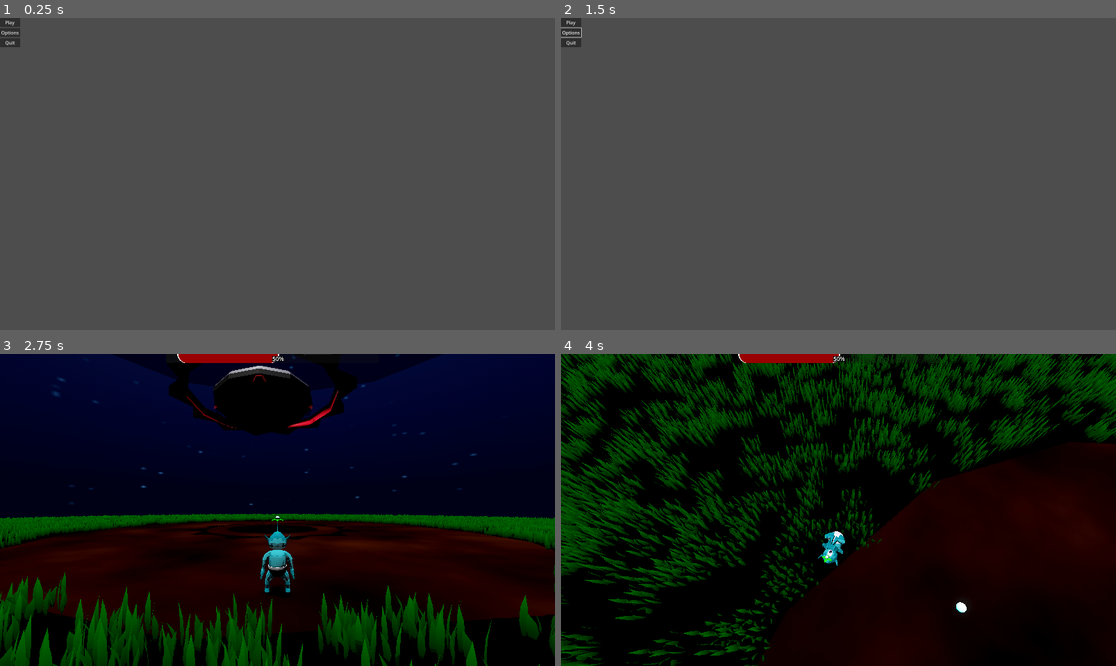
Above: before the commit, frames 1-4 (two rows, left to right).
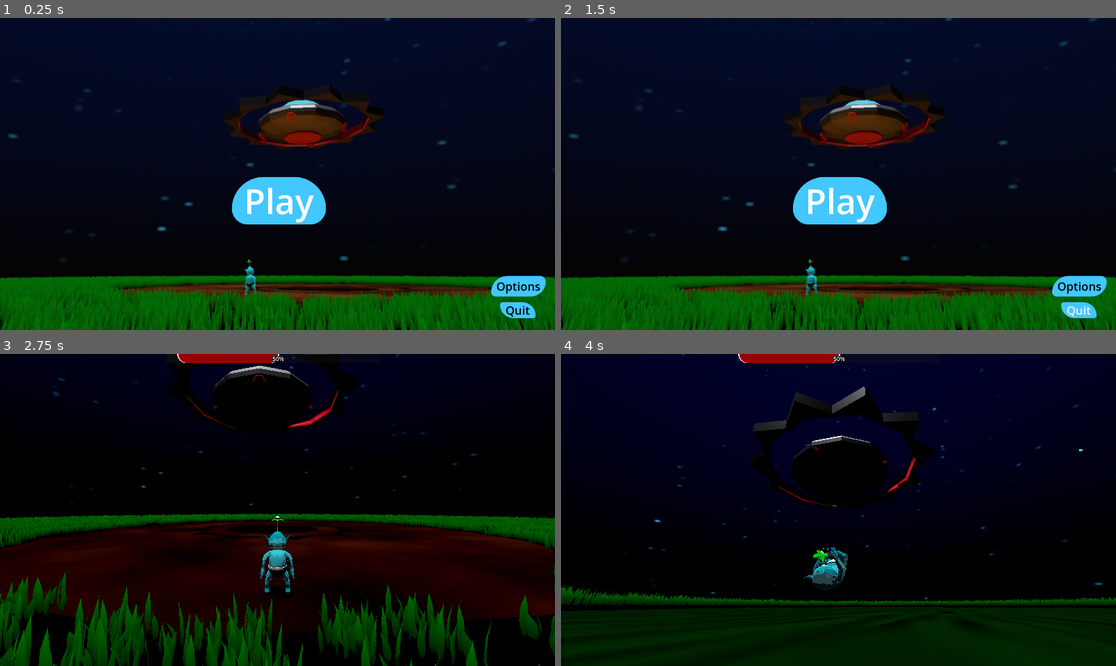
Above: after the commit, the same moments.

Repository: Mushroom-Queen/AlienBaby
Game: Godot game, scene res://menu.tscn
Two runs of this game, one before a commit and one after it. Both use one fixed random seed, a clock stepped at 60 frames per second and the inputs below.
Inputs (mouse positions are in pixels of both pictures, inside the frame that each line leads up to):
- Up to frame 1 (0.25 s): no input
- Up to frame 2 (1.5 s): click "Options" at 0.5 s; click (1082, 314) at 1.25 s, where only the run after the commit has a clickable "Back"
- Up to frame 3 (2.75 s): click "Play" at 2 s
- Up to frame 4 (4 s): move the mouse to (866, 510) at 2.77 s; hold W (forward) from 2.78 s (still down); click (866, 510) at 2.85 s; move the mouse to (810, 510) at 3.52 s; tap Space (roll) at 3.6 s

The runs differ from the first frame. In frame 1, 100% of the frame differs, in the area x 0-100%, y 0-100%; in frame 2, 100%; in frame 3, 31%; in frame 4, 69%.

Commit message:
menu is fabulous

Diff:
--- a/level.tscn
+++ b/level.tscn
@@ -92,12 +92,14 @@
 
 [node name="outside_wall_mesh" type="MeshInstance3D" parent="ground"]
 transform = Transform3D(1, 0, 0, 0, 1, 0, 0, 0, 1, 0, 12.757, 0)
+visible = false
 material_override = ExtResource("4_yvq0c")
 mesh = SubResource("CylinderMesh_yjhkq")
 skeleton = NodePath("../..")
 
 [node name="CollisionShape3D2" type="CollisionShape3D" parent="ground"]
 transform = Transform3D(1, 0, 0, 0, 1, 0, 0, 0, 1, 0, 12.717, 0)
+visible = false
 shape = SubResource("ConcavePolygonShape3D_syjkt")
 
 [node name="CollisionShape3D" type="CollisionShape3D" parent="ground"]
--- a/menu.gd
+++ b/menu.gd
@@ -5,7 +5,7 @@
 
 
 func _on_options_pressed() -> void:
-	pass # Replace with function body.
+	get_tree().change_scene_to_file("res://options_menu.tscn")
 
 
 func _on_quit_pressed() -> void:
--- a/menu.tscn
+++ b/menu.tscn
@@ -1,32 +1,108 @@
-[gd_scene load_steps=2 format=3 uid="uid://bptyhrnmqe0nc"]
+[gd_scene load_steps=11 format=3 uid="uid://bptyhrnmqe0nc"]
 
 [ext_resource type="Script" path="res://menu.gd" id="1_1din4"]
+[ext_resource type="Texture2D" uid="uid://bk561pttnh0pw" path="res://images/aliencover.png" id="2_jacc7"]
+
+[sub_resource type="Gradient" id="Gradient_bn6jy"]
+offsets = PackedFloat32Array(0.111111, 0.488889, 0.903704)
+colors = PackedColorArray(0, 0, 0, 1, 0.258824, 0.780392, 1, 1, 0, 0, 0, 1)
+
+[sub_resource type="GradientTexture2D" id="GradientTexture2D_e3i0t"]
+gradient = SubResource("Gradient_bn6jy")
+
+[sub_resource type="StyleBoxFlat" id="StyleBoxFlat_ywgho"]
+bg_color = Color(0.258824, 0.780392, 1, 1)
+corner_radius_top_left = 200
+corner_radius_top_right = 200
+corner_radius_bottom_right = 100
+corner_radius_bottom_left = 100
+
+[sub_resource type="Theme" id="Theme_npbuh"]
+Button/colors/font_color = Color(1, 1, 1, 1)
+Button/font_sizes/font_size = 120
+Button/styles/disabled = SubResource("StyleBoxFlat_ywgho")
+Button/styles/focus = SubResource("StyleBoxFlat_ywgho")
+Button/styles/hover = SubResource("StyleBoxFlat_ywgho")
+Button/styles/normal = SubResource("StyleBoxFlat_ywgho")
+TextEdit/font_sizes/font_size = 16
+
+[sub_resource type="StyleBoxFlat" id="StyleBoxFlat_avyns"]
+bg_color = Color(0.258824, 0.780392, 1, 1)
+corner_radius_top_left = 185
+corner_radius_top_right = 50
+corner_radius_bottom_right = 130
+corner_radius_bottom_left = 50
+
+[sub_resource type="Theme" id="Theme_84t3n"]
+Button/colors/font_color = Color(0, 0, 0, 1)
+Button/font_sizes/font_size = 40
+Button/styles/disabled = SubResource("StyleBoxFlat_avyns")
+Button/styles/focus = SubResource("StyleBoxFlat_avyns")
+Button/styles/hover = SubResource("StyleBoxFlat_avyns")
+Button/styles/normal = SubResource("StyleBoxFlat_avyns")
+
+[sub_resource type="StyleBoxFlat" id="StyleBoxFlat_vhybc"]
+bg_color = Color(0.258824, 0.780392, 1, 1)
+corner_radius_top_left = 10
+corner_radius_top_right = 50
+corner_radius_bottom_right = 10
+corner_radius_bottom_left = 50
+
+[sub_resource type="Theme" id="Theme_4amrr"]
+Button/colors/font_color = Color(0, 0, 0, 1)
+Button/font_sizes/font_size = 40
+Button/styles/disabled = SubResource("StyleBoxFlat_vhybc")
+Button/styles/focus = SubResource("StyleBoxFlat_vhybc")
+Button/styles/hover = SubResource("StyleBoxFlat_vhybc")
+Button/styles/normal = SubResource("StyleBoxFlat_vhybc")
 
 [node name="menu" type="Control"]
 layout_mode = 3
-anchors_preset = 0
+anchor_right = 1.0
+anchor_bottom = 1.0
+offset_left = 892.0
+offset_top = 459.0
+offset_right = -1028.0
+offset_bottom = -621.0
 script = ExtResource("1_1din4")
 
-[node name="MarginContainer" type="MarginContainer" parent="."]
-layout_mode = 0
-offset_right = 40.0
-offset_bottom = 40.0
+[node name="BG" type="Sprite2D" parent="."]
+position = Vector2(63, 75.5)
+scale = Vector2(30.5938, 17.4531)
+texture = SubResource("GradientTexture2D_e3i0t")
 
-[node name="VBoxContainer" type="VBoxContainer" parent="MarginContainer"]
+[node name="Sprite2D" type="Sprite2D" parent="."]
+position = Vector2(61, 84)
+scale = Vector2(2.24409, 2.24409)
+texture = ExtResource("2_jacc7")
+
+[node name="Play" type="Button" parent="."]
 layout_mode = 2
-
-[node name="Play" type="Button" parent="MarginContainer/VBoxContainer"]
-layout_mode = 2
+offset_left = -90.0
+offset_top = 91.0
+offset_right = 236.0
+offset_bottom = 256.0
+theme = SubResource("Theme_npbuh")
 text = "Play"
 
-[node name="Options" type="Button" parent="MarginContainer/VBoxContainer"]
+[node name="Options" type="Button" parent="."]
 layout_mode = 2
+offset_left = 807.0
+offset_top = 434.0
+offset_right = 996.0
+offset_bottom = 505.0
+theme = SubResource("Theme_84t3n")
 text = "Options"
 
-[node name="Quit" type="Button" parent="MarginContainer/VBoxContainer"]
+[node name="Quit" type="Button" parent="."]
 layout_mode = 2
+offset_left = 838.0
+offset_top = 525.0
+offset_right = 961.0
+offset_bottom = 580.0
+theme = SubResource("Theme_4amrr")
 text = "Quit"
 
-[connection signal="pressed" from="MarginContainer/VBoxContainer/Play" to="." method="_on_play_pressed"]
-[connection signal="pressed" from="MarginContainer/VBoxContainer/Options" to="." method="_on_options_pressed"]
-[connection signal="pressed" from="MarginContainer/VBoxContainer/Quit" to="." method="_on_quit_pressed"]
+[connection signal="pressed" from="Play" to="." method="_on_play_pressed"]
+[connection signal="pressed" from="Options" to="." method="_on_options_pressed"]
+[connection signal="pressed" from="Quit" to="." method="_on_quit_pressed"]
--- /dev/null
+++ b/options_menu.gd
@@ -0,0 +1,4 @@
+extends Control
+
+func _on_back_pressed() -> void:
+	get_tree().change_scene_to_file("res://menu.tscn")
--- /dev/null
+++ b/options_menu.tscn
@@ -0,0 +1,103 @@
+[gd_scene load_steps=15 format=3 uid="uid://dqyyv800mlmw6"]
+
+[ext_resource type="Script" path="res://options_menu.gd" id="1_1cju2"]
+[ext_resource type="Texture2D" uid="uid://j2lj1itxnxmi" path="res://images/Controls.png" id="2_liuxh"]
+
+[sub_resource type="Theme" id="Theme_hdhvj"]
+
+[sub_resource type="Gradient" id="Gradient_akxuh"]
+offsets = PackedFloat32Array(0, 0.555556, 1)
+colors = PackedColorArray(1.86507e-07, 0.0747389, 0.114029, 1, 0.258205, 0.780302, 1, 1, 0.00979044, 0.0868877, 0.125168, 1)
+
+[sub_resource type="GradientTexture2D" id="GradientTexture2D_g8iny"]
+gradient = SubResource("Gradient_akxuh")
+fill_from = Vector2(0.487437, 0.0150754)
+fill_to = Vector2(0.502513, 0.974874)
+
+[sub_resource type="StyleBoxFlat" id="StyleBoxFlat_quak5"]
+bg_color = Color(0, 0.0470588, 0.12549, 1)
+
+[sub_resource type="Theme" id="Theme_2i87p"]
+Button/styles/normal = SubResource("StyleBoxFlat_quak5")
+
+[sub_resource type="Theme" id="Theme_s55cl"]
+
+[sub_resource type="LabelSettings" id="LabelSettings_13kka"]
+font_size = 40
+outline_color = Color(0, 0.0470588, 0.12549, 1)
+
+[sub_resource type="StyleBoxFlat" id="StyleBoxFlat_6r530"]
+bg_color = Color(0, 0.0470588, 0.12549, 1)
+
+[sub_resource type="Theme" id="Theme_qiamp"]
+Button/styles/normal = SubResource("StyleBoxFlat_6r530")
+
+[sub_resource type="LabelSettings" id="LabelSettings_c20j8"]
+font_size = 40
+
+[sub_resource type="StyleBoxFlat" id="StyleBoxFlat_bmi1u"]
+bg_color = Color(0.258824, 0.780392, 1, 1)
+corner_radius_top_left = 20
+corner_radius_top_right = 50
+corner_radius_bottom_right = 20
+corner_radius_bottom_left = 50
+
+[sub_resource type="Theme" id="Theme_0erth"]
+Button/colors/font_color = Color(0, 0, 0, 1)
+Button/font_sizes/font_size = 40
+Button/styles/normal = SubResource("StyleBoxFlat_bmi1u")
+
+[node name="menu" type="Control"]
+layout_mode = 3
+anchors_preset = 0
+theme = SubResource("Theme_hdhvj")
+script = ExtResource("1_1cju2")
+
+[node name="BG" type="Sprite2D" parent="."]
+position = Vector2(961, 539)
+scale = Vector2(31.0625, 17.4531)
+texture = SubResource("GradientTexture2D_g8iny")
+
+[node name="Controls_pic" type="Sprite2D" parent="."]
+position = Vector2(952, 736)
+scale = Vector2(0.596094, 0.566204)
+texture = ExtResource("2_liuxh")
+
+[node name="Volume" type="HSlider" parent="."]
+layout_mode = 2
+offset_left = 666.0
+offset_top = 226.0
+offset_right = 1240.0
+offset_bottom = 257.0
+theme = SubResource("Theme_2i87p")
+
+[node name="Label" type="Label" parent="Volume"]
+layout_mode = 0
+offset_left = 192.0
+offset_top = -93.0
+offset_right = 339.0
+offset_bottom = -35.0
+theme = SubResource("Theme_s55cl")
+text = "Volume"
+label_settings = SubResource("LabelSettings_13kka")
+
+[node name="Controls" type="Label" parent="."]
+layout_mode = 2
+offset_left = 858.0
+offset_top = 351.0
+offset_right = 1021.0
+offset_bottom = 406.0
+theme = SubResource("Theme_qiamp")
+text = "Controls"
+label_settings = SubResource("LabelSettings_c20j8")
+
+[node name="Back" type="Button" parent="."]
+layout_mode = 2
+offset_left = 1732.0
+offset_top = 993.0
+offset_right = 1891.0
+offset_bottom = 1066.0
+theme = SubResource("Theme_0erth")
+text = "Back"
+
+[connection signal="pressed" from="Back" to="." method="_on_back_pressed"]
--- a/project.godot
+++ b/project.godot
@@ -19,7 +19,7 @@
 
 window/size/viewport_width=1920
 window/size/viewport_height=1080
-window/size/mode=2
+window/size/mode=3
 
 [input]
 
Binary file added: images/Controls.png
Not shown, added: images/Controls.png.import
Binary file added: images/aliencover.png
Not shown, added: images/aliencover.png.import
Not shown: 1 places in level.tscn that only renumber resources
Not shown: 1 places in player.tscn that only renumber resources
Not shown, added: Controls.kra
Not shown, changed: blender/corn.blend
